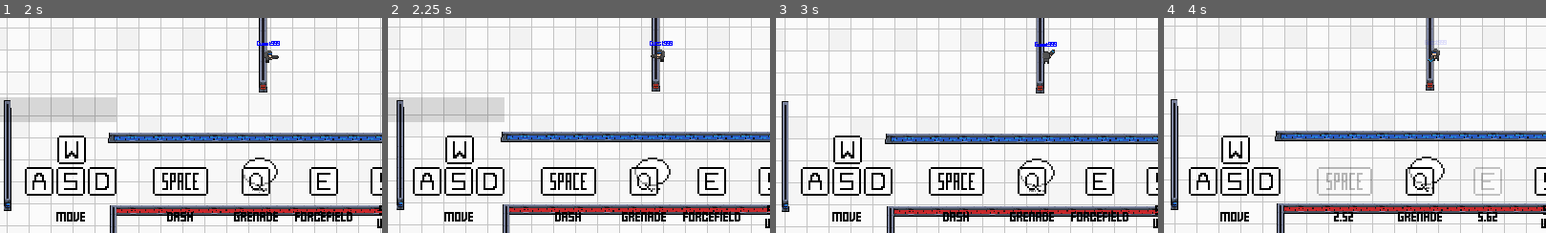
Above: before the commit, frames 1-4 (left to right).
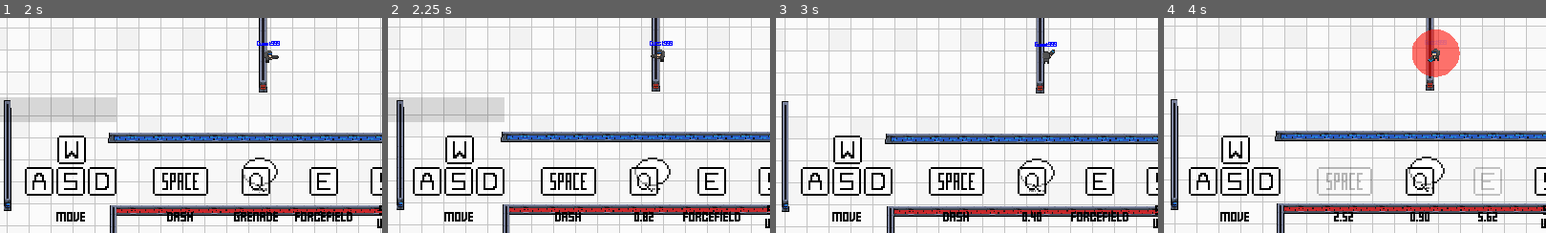
Above: after the commit, the same moments.

Repository: MarshallJDem/SuperCTF
Game: Godot game, scene res://GameContent/Main.tscn
The game is run twice, just before and just after one commit, with the same random seed, the same clock (stepped at 60 frames per second) and the same inputs. This scene is started directly instead of the project's main scene. Sound files missing from this copy of the repository are replaced by a short silence.
Inputs (mouse positions are % of the whole screen's width and height, from its top left):
- Up to frame 1 (2 s): click (15, 63) at 0.52 s; type "12" at 0.6 s; tap Enter at 1.25 s; move the mouse to (72, 45) at 1.27 s; hold Right from 1.28 s (still down); hold Right mouse button (clickR) from 1.28 s (still down); tap Space at 1.52 s
- Up to frame 2 (2.25 s): tap Space at 2 s; move the mouse to (30, 55) at 2.02 s; release Right at 2.03 s; release Right mouse button (clickR) at 2.03 s; hold Down from 2.03 s (still down); click (30, 55) at 2.1 s
- Up to frame 3 (3 s): tap Space at 2.27 s; right-click (30, 55) at 2.3 s; tap Enter at 2.75 s; move the mouse to (60, 28) at 2.77 s; release Down at 2.78 s; hold Right from 2.78 s (still down); hold Right mouse button (clickR) from 2.78 s (still down)
- Up to frame 4 (4 s): tap Space at 3.5, 3.77 s; move the mouse to (45, 70) at 3.52 s; release Right at 3.53 s; release Right mouse button (clickR) at 3.53 s; hold Up from 3.53 s (still down); tap E at 3.6 s; right-click (45, 70) at 3.8 s
The pictures show only the part of the screen within x 14-64%, y 42-92%; the shares and areas given below are measured in that part.

Frame 1 is identical in both runs. In frame 2, 0.3% of the frame differs, in the area x 61-73%, y 90-95%; in frame 3, 0.3%; in frame 4, 2.3%, in the area x 61-78%, y 5-95%.

Commit message:
Landmine changes

Diff:
--- a/GameContent/Utilities/Landmine.gd
+++ b/GameContent/Utilities/Landmine.gd
@@ -7,9 +7,22 @@
 # Called when the node enters the scene tree for the first time.
 func _ready():
 	$Activation_Timer.connect("timeout", self, "_activation_timer_ended");
+	$Detonation_Timer.connect("timeout", self, "_detonation_timer_ended");
+	$Death_Timer.connect("timeout", self, "_death_timer_ended");
 	$Trigger_Area2D.monitoring = false;
 
+func _process(delta):
+	update();
+func _draw():
+	if $Death_Timer.time_left != 0:
+		var progress = 1.0 - ($Death_Timer.time_left/$Death_Timer.wait_time);
+		var frame = clamp(int(sin(progress * 2 * PI * 4) + 1),0,1);
+		$Sprite.frame = frame;
 
+		var red = 1 if team_id == 1 else 0;
+		var green = 10.0/255.0 if team_id == 1 else 130.0/255.0;
+		var blue = 1 if team_id == 0 else 0;
+		draw_circle(Vector2.ZERO,50,Color(red,green,blue,0.2 + (sin(progress * 2 * PI * 4)+1)/5));
 func _activation_timer_ended():
 	$Sprite.frame = 1;
 	$Trigger_Area2D.monitoring = true;
@@ -19,3 +32,11 @@
 remotesync func start_detonation():
 	$Sprite.visible = true;
 	$Detonation_Timer.start();
+
+func _detonation_timer_ended():
+	if Globals.testing or get_tree().is_network_server():
+		$Explosion_Area2D.monitoring = true;
+	$Death_Timer.start();
+
+func _death_timer_ended():
+	call_deferred("queue_free");
--- a/GameContent/Utilities/Landmine.tscn
+++ b/GameContent/Utilities/Landmine.tscn
@@ -1,12 +1,15 @@
-[gd_scene load_steps=6 format=2]
+[gd_scene load_steps=7 format=2]
 
 [ext_resource path="res://Assets/Utilities/landmine.png" type="Texture" id=1]
 [ext_resource path="res://GameContent/Utilities/Landmine_Area2D.gd" type="Script" id=2]
 [ext_resource path="res://GameContent/Utilities/Landmine_Trigger_Area2D.gd" type="Script" id=3]
 [ext_resource path="res://GameContent/Utilities/Landmine.gd" type="Script" id=4]
 
+[sub_resource type="CircleShape2D" id=2]
+radius = 50.0
+
 [sub_resource type="CircleShape2D" id=1]
-radius = 24.57
+radius = 25.0
 
 [node name="Landmine" type="Node2D"]
 script = ExtResource( 4 )
@@ -16,7 +19,7 @@
 script = ExtResource( 2 )
 
 [node name="CollisionShape2D" type="CollisionShape2D" parent="Explosion_Area2D"]
-shape = SubResource( 1 )
+shape = SubResource( 2 )
 
 [node name="Trigger_Area2D" type="Area2D" parent="."]
 script = ExtResource( 3 )
--- a/GameContent/Utilities/Landmine_Area2D.gd
+++ b/GameContent/Utilities/Landmine_Area2D.gd
@@ -3,19 +3,10 @@
 # Called when the node enters the scene tree for the first time.
 func _ready():
 	var _err = self.connect("area_entered",self, "_area_entered");
-	get_parent().get_node("Detonation_Timer").connect("timeout", self, "_detonation_timer_ended");
-	get_parent().get_node("Death_Timer").connect("timeout", self, "_death_timer_ended");
 
-func _detonation_timer_ended():
-	if get_tree().is_network_server():
-		monitoring = true;
-	get_parent().get_node("Death_Timer").start();
-
-func _death_timer_ended():
-	get_parent().call_deferred("queue_free");
 # Called when this area enters another area
 func _area_entered(body):
-	if !get_tree().is_network_server():
+	if !Globals.testing and !get_tree().is_network_server():
 		return;
 	if body.is_in_group("Player_Bodies"):
 		collided_with_player(body.get_parent());
--- a/GameContent/Utilities/Landmine_Trigger_Area2D.gd
+++ b/GameContent/Utilities/Landmine_Trigger_Area2D.gd
@@ -7,16 +7,17 @@
 # Called when this area enters another area
 func _area_entered(body):
 	# if we aren't the server, ignore
-	if !get_tree().is_network_server():
+	if !Globals.testing and !get_tree().is_network_server():
 		return;
 	if body.is_in_group("Player_Bodies"):
 		collided_with_player(body.get_parent());
 
 # Called when this bullet collides with a wall
 func collided_with_player(player):
-	print("Collided2");
 	var mine = get_parent();
 	# If mine and player are on same team, ignore
 	if mine.team_id == player.team_id:
 		return;
+	if Globals.testing:
+		mine.start_detonation();
 	mine.rpc("start_detonation");
--- a/GameContent/Utility_Node.gd
+++ b/GameContent/Utility_Node.gd
@@ -34,7 +34,11 @@
 				else:
 					rpc("shoot_grenade",get_global_mouse_position(), OS.get_system_time_msecs() - Globals.match_start_time);
 		elif utility == Utilities.Landmine:
-			rpc("place_landmine");
+			if Globals.testing:
+				place_landmine();
+			else:
+				rpc("place_landmine");
+
 	update();
 
 func _draw():
--- a/Globals.gd
+++ b/Globals.gd
@@ -1,7 +1,7 @@
 extends Node
 
 # Whether to run in testing mode (for development uses)
-var testing = false;
+var testing = true;
 var experimental = false;
 
 #Game Servers (Both clients and servers use these vars, but in different ways. overlapping would not work)
